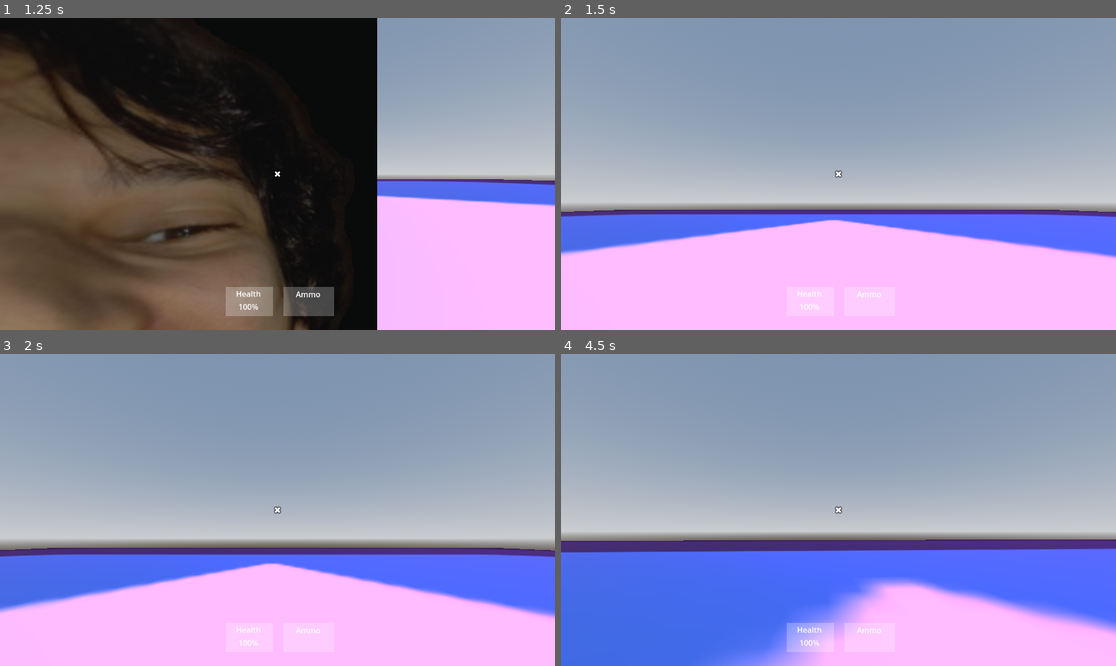
Above: before the commit, frames 1-4 (two rows, left to right).
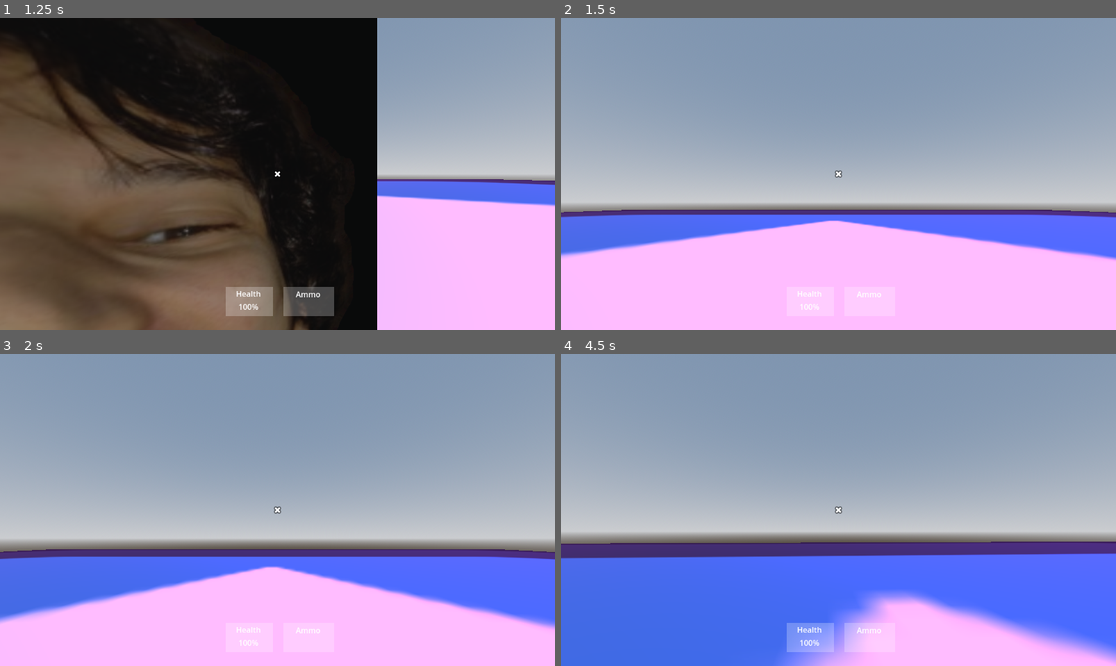
Above: after the commit, the same moments.

Repository: felipepreuss/mnemonic.dream
Game: Godot game, scene res://Scenes/main_menu.tscn
The game is run twice, just before and just after one commit, with the same random seed, the same clock (stepped at 60 frames per second) and the same inputs. The engine's default icon, where the game draws it, is replaced by a stand-in: a white triangle on a blue panel in a dark square.
Inputs (mouse positions are in pixels of both pictures, inside the frame that each line leads up to):
- Up to frame 1 (1.25 s): click "PLAY" at 0.5 s
- Up to frame 2 (1.5 s): tap Enter at 1.25 s; move the mouse to (866, 174) at 1.27 s; hold W (Forward) from 1.28 s (still down); tap Space (Jump) at 1.35 s
- Up to frame 3 (2 s): keep holding W (Forward); tap Space (Jump) at 1.52, 1.82 s
- Up to frame 4 (4.5 s): keep holding W (Forward); move the mouse to (810, 510) at 2.02 s; click (810, 510) at 2.1 s; tap Space (Jump) at 2.27, 2.3, 2.57, 3.05, 3.6, 3.77, 4.07 s; move the mouse to (849, 503) at 2.77 s; tap 0 at 2.85 s; move the mouse to (832, 516) at 3.52 s; move the mouse to (877, 513) at 4.27 s; press the mouse at (877, 513) at 4.28 s

Frame 1 is identical in both runs. In frame 2, 1.4% of the frame differs, in the area x 0-100%, y 61-78%; in frame 3, 5.0%; in frame 4, 11%, in the area x 0-100%, y 59-100%.

Commit message:
update tilt

Diff:
--- a/Script/player.gd
+++ b/Script/player.gd
@@ -29,20 +29,19 @@
 		Camera.rotation.x = clamp(Camera.rotation.x, deg_to_rad(-30), deg_to_rad(60))
 
 func _physics_process(delta: float) -> void:
+	var target_tilt = 0.0
 	if Input.is_action_pressed("Right"):
-		Head.rotation.z = deg_to_rad(transform.basis.z.z)
+		target_tilt = -0.05
 	elif Input.is_action_pressed("Left"):
-		Head.rotation.z = deg_to_rad(-transform.basis.z.z)
-	Head.rotation.z = clamp(Head.rotation.z, -0.05, 0.05)
-	if !Input.get_axis("Left","Right"):
-		Head.rotation.z = 0
+		target_tilt = 0.05
+	Head.rotation.z = lerp(Head.rotation.z, target_tilt, 0.1)
+
 	if not is_on_floor():
 		velocity += get_gravity() * delta
 	# Handle jump.
 	if Input.is_action_just_pressed("Jump") and is_on_floor():
-		velocity.y = JUMP_VELOCITY
-	# Get the input direction and handle the movement/deceleration.
-	# As good practice, you should replace UI actions with custom gameplay actions.
+		velocity.y = JUMP_VELOCITY *1.1
+
 
 	var input_dir = Input.get_vector("Left", "Right", "Forward", "Backwards")
 	var direction = (Head.transform.basis * Vector3(input_dir.x, 0, input_dir.y)).normalized()
